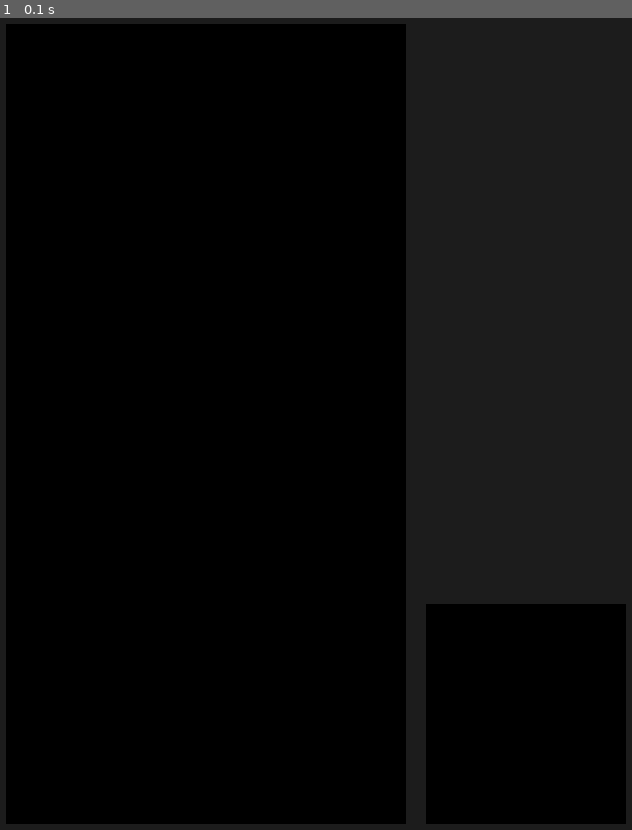
Above: before the commit, frame 1.
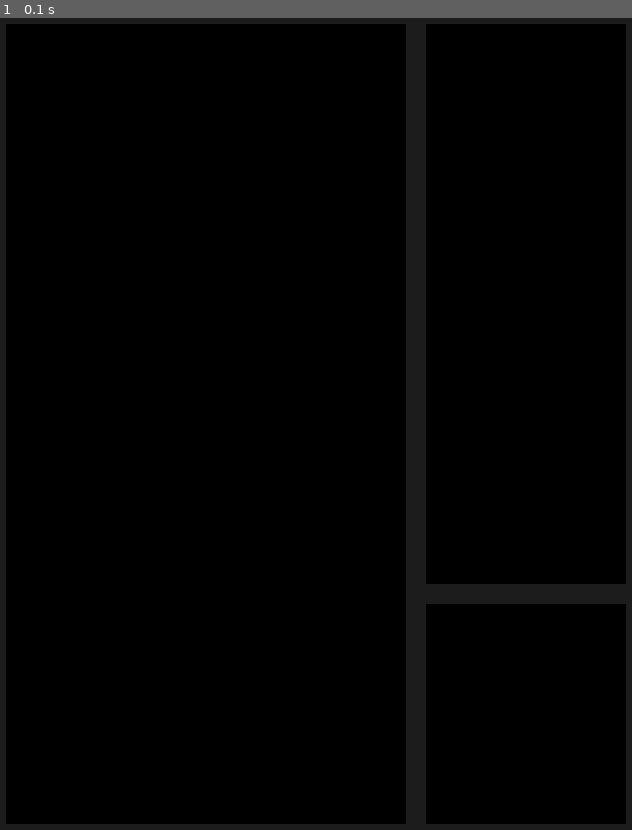
Above: after the commit, the same moment.

Repository: HeitorMR2509/tetris-python-pygame
Game: pygame game, started from main.py
Two runs of this game, one before a commit and one after it. Both use one fixed random seed, a clock stepped at 60 frames per second and the inputs below.
Inputs:
- Up to frame 1 (0.1 s): no input

The runs differ from the first frame. In frame 1, 22% of the frame differs, in the area x 67-100%, y 0-70%.

Commit message:
Início de colaboração - 2 pessoas (3)

Diff:
--- /dev/null
+++ b/colab1/desenhar_malha.py
@@ -0,0 +1,2 @@
+def a() -> None:
+    print("hello")
--- a/main.py
+++ b/main.py
@@ -29,11 +29,27 @@
          COMPRIMENTO_JOGO * FRACAO_COMPRIMENTO_PONTUACAO - ESPACAMENTO)
     )
 
+
     ## Retângulo pontuação
     ret_pont = superficie_pontuacao.get_rect(
         bottomright=(
             LARGURA_JANELA - ESPACAMENTO,
             COMPRIMENTO_JANELA - ESPACAMENTO
+        )
+    )
+
+    # Criação da parte da pré-visualização de blocos
+    ## Superfície da pré-visualização
+    superficie_previsualizacao = pygame.Surface(
+        (LARGURA_BARRA_LATERAL,
+         COMPRIMENTO_JOGO * FRACAO_COMPRIMENTO_VISUALIZACAO)
+    )
+
+    ## Retângulo pré-visualização
+    ret_preview = superficie_previsualizacao.get_rect(
+        topright=(
+            LARGURA_JANELA - ESPACAMENTO,
+            ESPACAMENTO
         )
     )
 
@@ -47,6 +63,9 @@
 
         # Adiciona a superfície da pontuação na janela
         janela.blit(superficie_pontuacao, ret_pont)
+
+        # Adiciona a superfície de pré-visualização de bloco
+        janela.blit(superficie_previsualizacao, ret_preview)
 
         pygame.display.update()
 
Renamed: src-colab-1/__init__.py -> colab1/__init__.py
